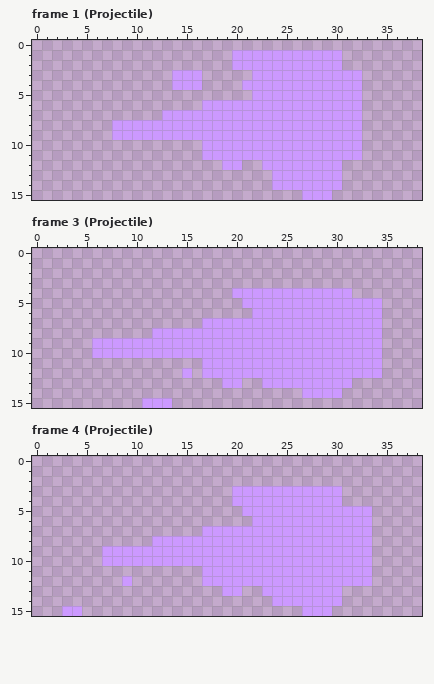
Pixel-art file, stored at Assets/Resources/Art/Asesprite/Projectile.aseprite. This is how it looked before the edit.
39x16 pixels, 5 frames. Shown: frame 1 (Projectile), frame 3 (Projectile), frame 4 (Projectile). The commit also changed other frames, which this record leaves out.
And afterwards:
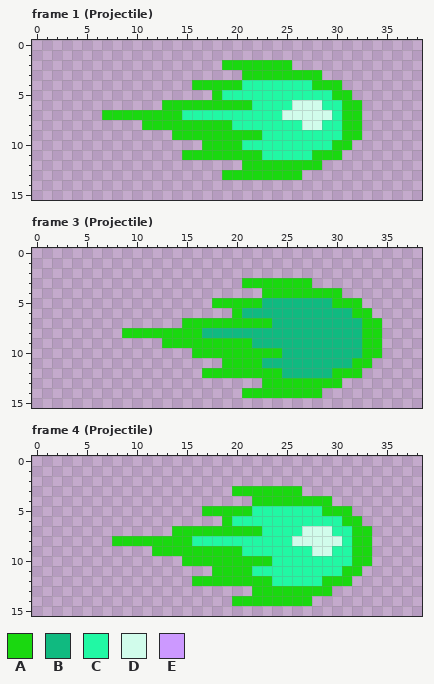
Palette (. is transparent): A #1ad810  B #10ba80  C #21f8a4  D #d1fceb  E #cc99ff
From old to new:
Changed rows in their new state; - is an unchanged pixel.
Frame 1 (Projectile):
first column x 7:
 1 -------------...........--
 2 ------------AAAAAAA.....--
 3 -------...----AAAAAAAA....
 4 -------..AAAAACCCCCCCAAA..
 5 -----------ACCCCCCCCCCCAA.
 6 ------AAAAAAAAACCCCDDDCCAA
 7 AAAAAAAACCCCCCCCCCDDDDDCAA
 8 -...AAAAAAAAACCCCCCCDDCCAA
 9 -......AAAAAAAAACCCCCCCCAA
10 ----------AAAACCCCCCCCCAA.
11 --------AAAAAAAACCCCCAAA..
12 ------------..AAAAAAAA..--
13 ------------AAAAAAAA....--
14 -----------------.......--
15 --------------------...---
Frame 3 (Projectile):
first column x 6:
 3 ---------------AAAAAAA-------
 4 --------------...AAAAAAAA.---
 5 ------------AAAAABBBBBBBAAA..
 6 --------------ABBBBBBBBBBBAA.
 7 ---------AAAAAAAAABBBBBBBBBAA
 8 ---AAAAAAAABBBBBBBBBBBBBBBBAA
 9 .......AAAAAAAAABBBBBBBBBBBAA
10 ..........AAAAAAAAABBBBBBBBAA
11 -----------..AAAABBBBBBBBBAA.
12 ---------.-AAAAAAAABBBBBAAA..
13 -------------..--AAAAAAAA.---
14 ---------------AAAAAAAA..----
15 -----...---------------------
Frame 4 (Projectile):
first column x 3:
 3 -----------------AAAAAAA....---
 4 -----------------..AAAAAAAA.---
 5 --------------AAAAACCCCCCCAAA..
 6 ----------------ACCCCCCCCCCCAA.
 7 -----------AAAAAAAAACCCCDDDCCAA
 8 -----AAAAAAAACCCCCCCCCCDDDDDCAA
 9 ----.....AAAAAAAAACCCCCCCDDCCAA
10 ----........AAAAAAAAACCCCCCCCAA
11 --------------.AAAACCCCCCCCCAA.
12 ------.------AAAAAAAACCCCCAAA..
13 ----------------..-AAAAAAAA.---
14 -----------------AAAAAAAA...---
15 ..----------------------...----
Pixel boxes of the changes (left, top, right, bottom) in both pictures:
changed: (102, 50, 362, 200)
changed: (92, 278, 382, 408)
changed: (102, 486, 372, 616)
erased: (62, 606, 82, 616)
